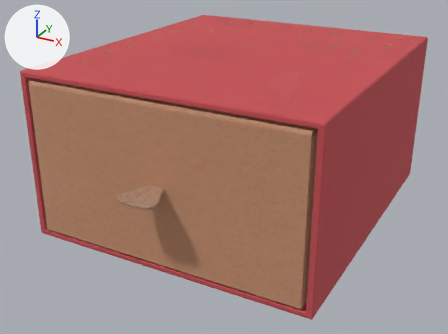
Two versions of the OBJ model data/CCQ02MD03/CCQ02MD03.obj, one commit apart.
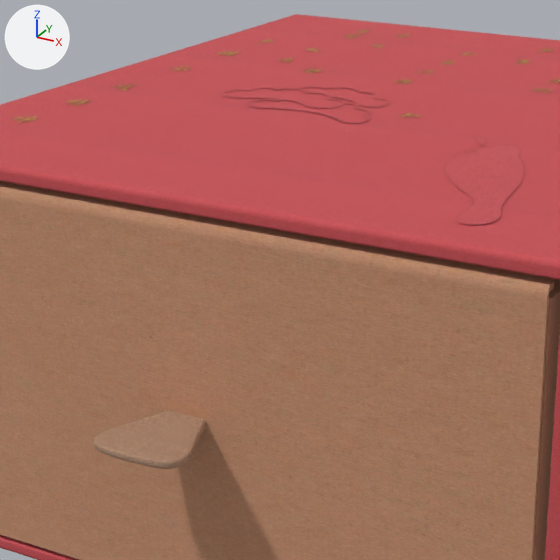
Old and new are each drawn whole from a camera (50 mm lens) standing at (-25.9, -399.1, 143.7) and looking at (-144.3, -183.9, 36.1) and again close up on the part from 17% to 71% of the width and 3% to 75% of the height. Every picture has the same lights, and +X, +Y and +Z are marked at upper left. Where no turn or scale is listed for an object, it has been applied to the vertices.

The first close-up shows 'CCQ02MD03'.
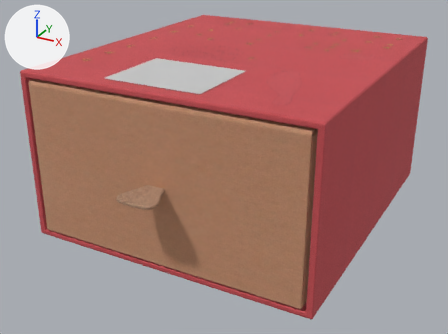
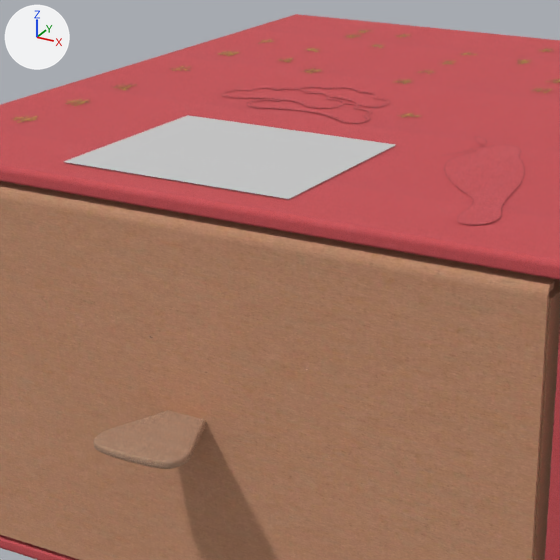
Location of each change, [x1, y1, x2, y2] in pixels of the close-ups (560 x 560 px):
```json
{"object": "CCQ02MD03", "change": "surface changed", "before": [61, 112, 398, 203], "after": [61, 112, 398, 203], "on screen": "red to grey"}
```

Edits to the scene script, one JSON object a line:
```json
{"block": "mat_09___default", "where": "n0 = _N.new('ShaderNodeBsdfPrincipled'); n0.name = 'Principled BSDF'"}
{"op": "remove", "block": "mat_09___default", "code": "n0.inputs[4].default_value = 0.0  # 'Alpha'"}
{"op": "add", "block": "mat_09___default", "code": "n2 = _N.new('ShaderNodeTexImage'); n2.name = 'Image Texture'"}
{"op": "add", "block": "mat_09___default", "code": "n2.image = img_hy1007_jpg"}
{"op": "add", "block": "mat_09___default", "code": "_L.new(n2.outputs[1], n0.inputs[4])  # 'Alpha' to 'Alpha'"}
```
